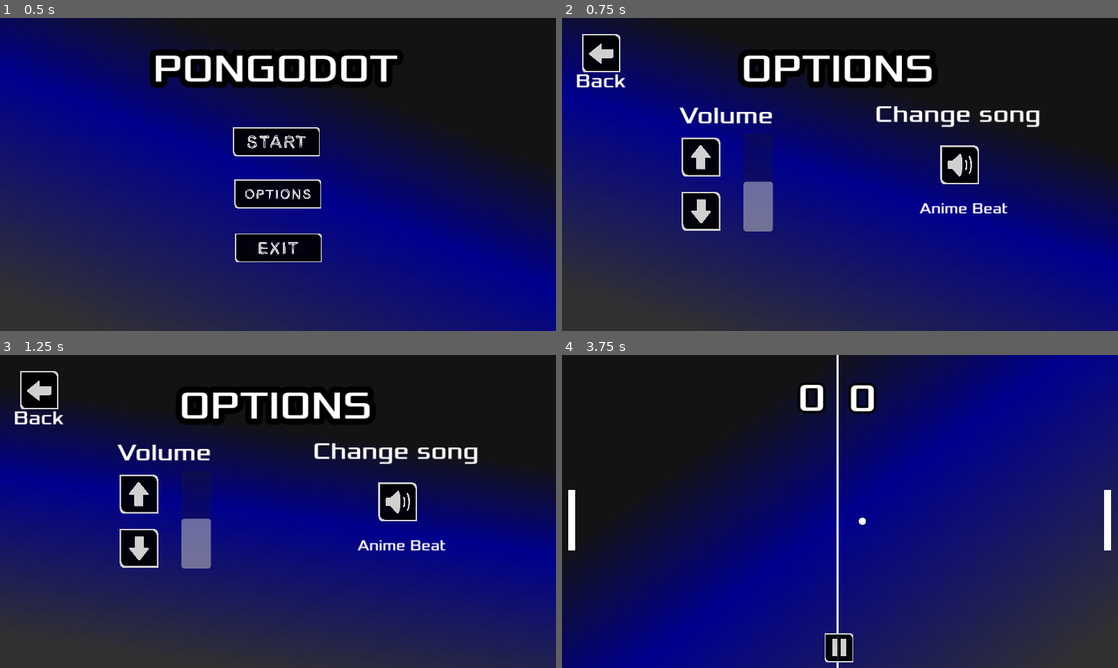
Above: before the commit, frames 1-4 (two rows, left to right).
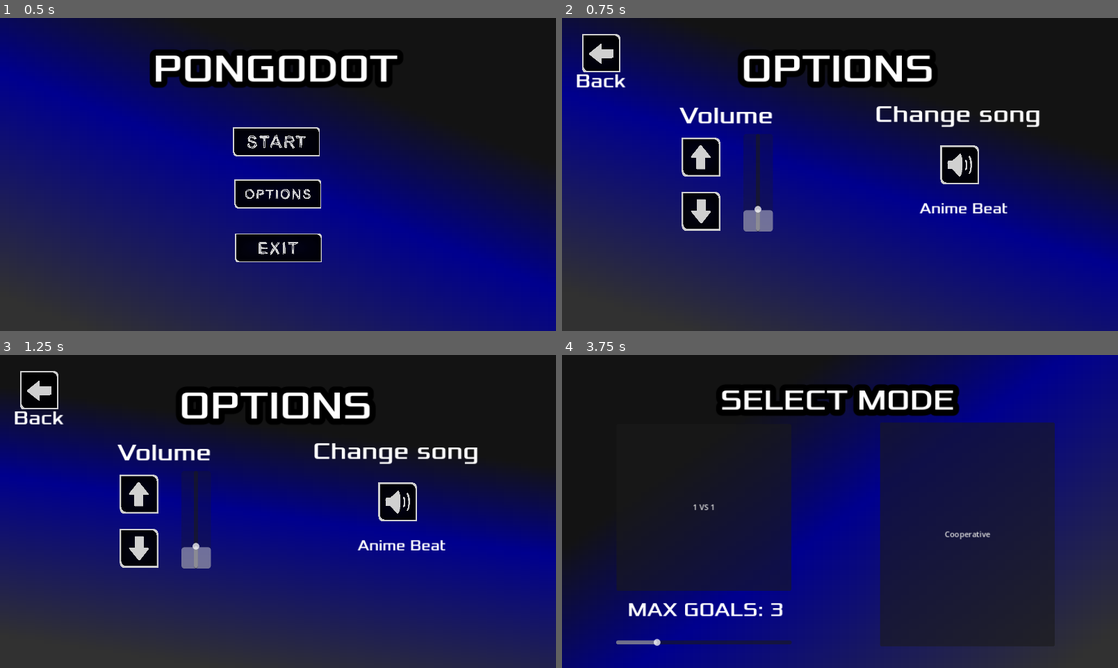
Above: after the commit, the same moments.

Repository: GalanTarp/Pongodot
Game: Godot game, scene res://scenes/main_menu.tscn
The game is run twice, just before and just after one commit, with the same random seed, the same clock (stepped at 60 frames per second) and the same inputs.
Inputs (mouse positions are in pixels of both pictures, inside the frame that each line leads up to):
- Up to frame 1 (0.5 s): no input
- Up to frame 2 (0.75 s): click (840, 193) at 0.5 s
- Up to frame 3 (1.25 s): no input
- Up to frame 4 (3.75 s): click (701, 492) at 1.25 s; click (701, 549) at 2 s; click (600, 389) at 2.75 s; click (840, 480) at 3.5 s

Frame 1 is identical in both runs. In frame 2, 0.6% of the frame differs, in the area x 32-38%, y 37-69%; in frame 3, 0.6%; in frame 4, 36%, in the area x 1-99%, y 0-100%.

Commit message:
Beta 1.0

Diff:
--- a/MusicController.gd
+++ b/MusicController.gd
@@ -11,12 +11,20 @@
 	{"name":"8Bit DNA ", "audio": DNA8b},
 	{"name":"8Bit Mini Gamer", "audio": MiniGamer8b}]
 
-var volume = 0
+
+@export var clicksound:AudioStreamPlayer = null
+@export var hoversound:AudioStreamPlayer = null
+
+var volume = 0.2
 
 
 func _ready():
-	$Music.volume_db = volume
+	$Music.volume_db = linear_to_db(volume)
+	$ClickSound.volume_db = linear_to_db(volume)
+	$HoverSound.volume_db = linear_to_db(volume)
 	play_AnimeBeat()
+	clicksound = $ClickSound
+	hoversound = $HoverSound
 
 func play_music():
 	counter = fmod(counter + 1, 3)
@@ -36,11 +44,21 @@
 	$Music.play()
 
 func turn_up_volume():
-	if(volume < 20):
-		volume +=1
-	$Music.volume_db = volume
+	if(volume < 1):
+		volume +=0.01
+	$Music.volume_db = linear_to_db(volume)
+	$ClickSound.volume_db = linear_to_db(volume)
+	$HoverSound.volume_db = linear_to_db(volume)
 
 func turn_down_volume():
-	if(volume > -20):
-		volume -=1
-	$Music.volume_db = volume
+	if(volume > 0):
+		volume -=0.01
+	$Music.volume_db = linear_to_db(volume)
+	$ClickSound.volume_db = linear_to_db(volume)
+	$HoverSound.volume_db = linear_to_db(volume)
+
+func change_volume(volumeAux):
+	volume = volumeAux
+	$Music.volume_db = linear_to_db(volume)
+	$ClickSound.volume_db = linear_to_db(volume)
+	$HoverSound.volume_db = linear_to_db(volume)
--- /dev/null
+++ b/default_bus_layout.tres
@@ -0,0 +1,3 @@
+[gd_resource type="AudioBusLayout" format=3 uid="uid://b3s8f5afdokud"]
+
+[resource]
--- a/global.gd
+++ b/global.gd
@@ -2,6 +2,9 @@
 
 var ScoreP1 = 0
 var ScoreP2 = 0
+var Cooperative = false
+var ScoreCop = 0
+var max_goals = 3
 
 
 # Movement of the background
--- a/musicController.tscn
+++ b/musicController.tscn
@@ -1,8 +1,16 @@
-[gd_scene load_steps=2 format=3 uid="uid://bbk5avajvd3nu"]
+[gd_scene load_steps=4 format=3 uid="uid://bbk5avajvd3nu"]
 
 [ext_resource type="Script" path="res://MusicController.gd" id="1_wgl3k"]
+[ext_resource type="AudioStream" uid="uid://q7pjjkhlw4qv" path="res://assets/audio/click1.ogg" id="2_pdg1j"]
+[ext_resource type="AudioStream" uid="uid://slwwmv13ej1t" path="res://assets/audio/mouserelease1.ogg" id="3_yotxp"]
 
 [node name="MusicController" type="Node"]
 script = ExtResource("1_wgl3k")
 
 [node name="Music" type="AudioStreamPlayer" parent="."]
+
+[node name="ClickSound" type="AudioStreamPlayer" parent="."]
+stream = ExtResource("2_pdg1j")
+
+[node name="HoverSound" type="AudioStreamPlayer" parent="."]
+stream = ExtResource("3_yotxp")
--- a/objects/ball.gd
+++ b/objects/ball.gd
@@ -16,7 +16,7 @@
 	linear_velocity.x  = _speed * direction
 	linear_velocity.y  = _speed * randf_range(0, 0.2)
 
-func _physics_process(delta):
+func _physics_process(_delta):
 	if (pause):
 		if(linear_velocity.x != 0):
 			velocityY = linear_velocity.y
--- a/objects/player.tscn
+++ b/objects/player.tscn
@@ -15,3 +15,17 @@
 position = Vector2(7.10543e-15, -7.80821e-06)
 scale = Vector2(14.925, 126)
 mesh = SubResource("BoxMesh_3sk5x")
+
+[node name="CPUParticles2D" type="CPUParticles2D" parent="."]
+position = Vector2(8, 0)
+emitting = false
+amount = 20
+lifetime = 0.5
+one_shot = true
+explosiveness = 0.49
+randomness = 0.4
+spread = 81.82
+gravity = Vector2(400, 0)
+initial_velocity_max = 231.31
+scale_amount_min = 0.0
+scale_amount_max = 4.0
--- a/project.godot
+++ b/project.godot
@@ -12,7 +12,7 @@
 
 config/name="Pongodot"
 run/main_scene="res://scenes/main_menu.tscn"
-config/features=PackedStringArray("4.1", "Forward Plus")
+config/features=PackedStringArray("4.2", "Forward Plus")
 config/icon="res://icon.svg"
 
 [autoload]
--- a/scenes/MainMenu.gd
+++ b/scenes/MainMenu.gd
@@ -7,12 +7,29 @@
 
 
 func _on_start_button_pressed():
-	get_tree().change_scene_to_file("res://scenes/main.tscn")
+	Global.ScoreP1 = 0
+	Global.ScoreP2 = 0
+	MusicController.clicksound.play()
+	get_tree().change_scene_to_file("res://scenes/mode_game.tscn")
 
 
 func _on_exit_button_pressed():
+	MusicController.clicksound.play()
 	get_tree().quit()
 
 
 func _on_options_button_pressed():
+	MusicController.clicksound.play()
 	get_tree().change_scene_to_file("res://scenes/options.tscn")
+
+
+func _on_start_button_mouse_entered():
+	MusicController.hoversound.play()
+
+
+func _on_options_button_mouse_entered():
+	MusicController.hoversound.play()
+
+
+func _on_exit_button_mouse_entered():
+	MusicController.hoversound.play()
--- a/scenes/Options.gd
+++ b/scenes/Options.gd
@@ -2,25 +2,55 @@
 
 func _ready():
 	$Song.text = MusicController.musics[MusicController.counter].name
+	$ProgressBar.value = MusicController.volume
+	$VSlider.value = MusicController.volume
 
 func _process(delta):
 	Global.move_background(delta, $TextureRect)
+	print($VolumeDownButton.is_pressed)
 
 
 func _on_volume_up_button_pressed():
+	MusicController.clicksound.play()
 	MusicController.turn_up_volume()
 	$ProgressBar.value = MusicController.volume
+	$VSlider.value = MusicController.volume
 
 
 func _on_volume_down_button_pressed():
+	MusicController.clicksound.play()
 	MusicController.turn_down_volume()
 	$ProgressBar.value = MusicController.volume
+	$VSlider.value = MusicController.volume
 
 
 func _on_next_button_pressed():
+	MusicController.clicksound.play()
 	MusicController.play_music()
 	$Song.text = MusicController.musics[MusicController.counter].name
 
 
 func _on_back_button_pressed():
+	MusicController.clicksound.play()
 	get_tree().change_scene_to_file("res://scenes/main_menu.tscn")
+
+
+func _on_v_slider_value_changed(value):
+	$ProgressBar.value = value
+	MusicController.change_volume(value)
+
+
+func _on_volume_up_button_mouse_entered():
+	MusicController.hoversound.play()
+
+
+func _on_volume_down_button_mouse_entered():
+	MusicController.hoversound.play()
+
+
+func _on_next_button_mouse_entered():
+	MusicController.hoversound.play()
+
+
+func _on_back_button_mouse_entered():
+	MusicController.hoversound.play()
--- a/scenes/main.gd
+++ b/scenes/main.gd
@@ -1,40 +1,59 @@
 extends Node
 
 const SPEED = 50
+@warning_ignore("integer_division")
 const FRICTION = SPEED/4
 const xP1 = 20
 const xP2 = 1130
-const MAX_GOALS = 3
 var reset := false
 var pause:= false
+
+func _ready():
+	$PunchAudio.volume_db = linear_to_db(MusicController.volume)
+	$WhooshAudio.volume_db = linear_to_db(MusicController.volume)
+	Global.ScoreP1 = 0
+	Global.ScoreP2 = 0
+	Global.ScoreCop = 0
+
+	if(Global.Cooperative):
+		$ScoreP1.visible = false
+		$ScoreP2.visible = false
+		$ScoreCop.visible = true
+
+	#Set parameters to particles of player2
+	var particle = $Player2.find_child("CPUParticles2D")
+	particle.direction.x = -1
+	particle.gravity.x = -400
+	particle.position.x = -particle.position.x
+
+	#Sound of botons
+	var botones = get_tree().get_nodes_in_group("boton")
+	for boton in botones:
+		boton.mouse_entered.connect(on_hover_button)
 
 func _process(delta):
 	Global.move_background(delta, $TextureRect)
 
 
-func _physics_process(delta):
+func _physics_process(_delta):
 	if(pause):
 		return
+
+	$ProgressBar.value = $TimerSpeedBall.time_left
 	var velocityP1 = $Player.velocity.y
 	var velocityP2 = $Player2.velocity.y
-	var moveP1 = false
-	var moveP2 = false
 	if Input.is_action_pressed("upP1"):
 		if(velocityP1 > -SPEED*10):
 			$Player.velocity.y -= SPEED
-			moveP1 = true
 	if Input.is_action_pressed("downP1"):
 		if(velocityP1 < SPEED*10):
 			$Player.velocity.y += SPEED
-			moveP1 = true
 	if Input.is_action_pressed("upP2"):
 		if(velocityP2 > -SPEED*10):
 			$Player2.velocity.y -= SPEED
-			moveP2 = true
 	if Input.is_action_pressed("downP2"):
 		if(velocityP2 < SPEED*10):
 			$Player2.velocity.y += SPEED
-			moveP2 = true
 
 	#Reset velocity in x
 	$Player.velocity.x = 0
@@ -47,9 +66,15 @@
 
 	#Create friction when its not pressed
 	if(velocityP1 != 0):
-		$Player.velocity.y += FRICTION if velocityP1 < 0 else -FRICTION
+		if (abs(velocityP1) < FRICTION):
+			$Player.velocity.y = 0
+		else:
+			$Player.velocity.y += FRICTION if velocityP1 < 0 else -FRICTION
 	if(velocityP2 != 0):
-		$Player2.velocity.y += FRICTION if velocityP2 < 0 else -FRICTION
+		if (abs(velocityP2) < FRICTION):
+			$Player2.velocity.y = 0
+		else:
+			$Player2.velocity.y += FRICTION if velocityP2 < 0 else -FRICTION
 
 	$Player.move_and_slide()
 	$Player2.move_and_slide()
@@ -59,40 +84,67 @@
 	if body.is_in_group("player"):
 		$Ball.direction *= -1
 		$PunchAudio.play()
+		if(Global.Cooperative):
+			Global.ScoreCop += 1
+			$ScoreCop.text = str(Global.ScoreCop)
+		if(body.name == "Player"):
+			var particle = $Player.find_child("CPUParticles2D")
+			particle.global_position.y = $Ball.global_position.y
+			particle.emitting = true
+		elif (body.name == "Player2"):
+			var particle = $Player2.find_child("CPUParticles2D")
+			particle.global_position.y = $Ball.global_position.y
+			particle.emitting = true
 	if body.is_in_group("muro"):
-		$PunchAudio.play()
+		$WhooshAudio.play()
 
 
-func _on_goal_p_2_body_entered(body):
-	Global.ScoreP2 += 1
-	$ScoreP2.text = str(Global.ScoreP2)
+func _on_goal_p_2_body_entered(_body):
+	if(Global.Cooperative):
+		Global.ScoreCop = 0
+		$ScoreCop.text = str(Global.ScoreCop)
+	else:
+		Global.ScoreP2 += 1
+		$ScoreP2.text = str(Global.ScoreP2)
 
 	$GOAL.visible = true
 	await get_tree().create_timer(2.0).timeout
 
-	if(Global.ScoreP2 < MAX_GOALS):
+	if(Global.ScoreP2 < Global.max_goals):
 		$Ball.reset = true
 		Global.velocity = Global.VELOCITY_BASE
 		$GOAL.visible = false
+		$TimerSpeedBall.set_wait_time($TimerSpeedBall.get_wait_time())
+		$TimerSpeedBall.start()
 	else:
 		$GOAL.text = "PLAYER 2 WIN"
 		$NewGameButton.visible = true
+		pause = true
+		$TimerSpeedBall.stop()
 
 
-func _on_goal_p_1_body_entered(body):
-	Global.ScoreP1 += 1
-	$ScoreP1.text = str(Global.ScoreP1)
+func _on_goal_p_1_body_entered(_body):
+	if(Global.Cooperative):
+		Global.ScoreCop = 0
+		$ScoreCop.text = str(Global.ScoreCop)
+	else:
+		Global.ScoreP1 += 1
+		$ScoreP1.text = str(Global.ScoreP1)
 
 	$GOAL.visible = true
 	await get_tree().create_timer(2.0).timeout
 
-	if(Global.ScoreP1 < MAX_GOALS):
+	if(Global.ScoreP1 < Global.max_goals):
 		$Ball.reset = true
 		Global.velocity = Global.VELOCITY_BASE
 		$GOAL.visible = false
+		$TimerSpeedBall.set_wait_time($TimerSpeedBall.get_wait_time())
+		$TimerSpeedBall.start()
 	else:
 		$GOAL.text = "PLAYER 1 WIN"
 		$NewGameButton.visible = true
+		pause = true
+		$TimerSpeedBall.stop()
 
 
 func _on_timer_speed_ball_timeout():
@@ -101,17 +153,29 @@
 
 
 func _on_new_game_button_pressed():
+	MusicController.clicksound.play()
 	get_tree().reload_current_scene()
 
 
 func _on_pause_button_pressed():
+	MusicController.clicksound.play()
 	pause = true
+	$TimerSpeedBall.stop()
+	$PauseButton.visible = false
 	$Ball.pause = true
-	print("pausa ", $Ball.pause)
 	$Pause.visible = true
 
 
 func _on_pause_on_play():
+	MusicController.clicksound.play()
+	$PunchAudio.volume_db = linear_to_db(MusicController.volume)
+	$WhooshAudio.volume_db = linear_to_db(MusicController.volume)
+	$PauseButton.visible = true
+	$TimerSpeedBall.start()
 	pause = false
 	$Ball.pause = false
 	$Pause.visible = false
+
+
+func on_hover_button():
+	MusicController.hoversound.play()
--- a/scenes/main.tscn
+++ b/scenes/main.tscn
@@ -117,6 +117,19 @@
 horizontal_alignment = 1
 vertical_alignment = 1
 
+[node name="ScoreCop" type="Label" parent="."]
+visible = false
+offset_left = 523.0
+offset_top = 35.0
+offset_right = 618.0
+offset_bottom = 148.0
+theme = SubResource("Theme_1jxso")
+theme_override_colors/font_outline_color = Color(0, 0, 0, 1)
+theme_override_constants/outline_size = 20
+text = "0"
+horizontal_alignment = 1
+vertical_alignment = 1
+
 [node name="GOAL" type="Label" parent="."]
 visible = false
 anchors_preset = 8
@@ -140,7 +153,16 @@
 wait_time = 5.0
 autostart = true
 
-[node name="NewGameButton" type="TextureButton" parent="."]
+[node name="ProgressBar" type="ProgressBar" parent="."]
+offset_left = 496.0
+offset_top = 18.0
+offset_right = 646.0
+offset_bottom = 33.0
+max_value = 5.0
+value = 5.0
+show_percentage = false
+
+[node name="NewGameButton" type="TextureButton" parent="." groups=["boton"]]
 visible = false
 offset_left = 488.0
 offset_top = 427.0
@@ -151,7 +173,7 @@
 texture_pressed = ExtResource("7_ryfar")
 texture_hover = ExtResource("7_vt3cj")
 
-[node name="PauseButton" type="TextureButton" parent="."]
+[node name="PauseButton" type="TextureButton" parent="." groups=["boton"]]
 offset_left = 544.0
 offset_top = 576.0
 offset_right = 744.0
--- a/scenes/main_menu.tscn
+++ b/scenes/main_menu.tscn
@@ -123,6 +123,9 @@
 texture_hover = ExtResource("11_ovrjn")
 stretch_mode = 3
 
+[connection signal="mouse_entered" from="StartButton" to="." method="_on_start_button_mouse_entered"]
 [connection signal="pressed" from="StartButton" to="." method="_on_start_button_pressed"]
+[connection signal="mouse_entered" from="OptionsButton" to="." method="_on_options_button_mouse_entered"]
 [connection signal="pressed" from="OptionsButton" to="." method="_on_options_button_pressed"]
+[connection signal="mouse_entered" from="ExitButton" to="." method="_on_exit_button_mouse_entered"]
 [connection signal="pressed" from="ExitButton" to="." method="_on_exit_button_pressed"]
--- /dev/null
+++ b/scenes/mode_game.gd
@@ -0,0 +1,34 @@
+extends Control
+
+
+# Called when the node enters the scene tree for the first time.
+func _ready():
+	pass # Replace with function body.
+
+
+func _process(delta):
+	Global.move_background(delta, $TextureRect)
+
+
+func _on_button_pressed():
+	MusicController.clicksound.play()
+	get_tree().change_scene_to_file("res://scenes/main.tscn")
+
+
+func _on_button_2_pressed():
+	MusicController.clicksound.play()
+	Global.Cooperative = true
+	get_tree().change_scene_to_file("res://scenes/main.tscn")
+
+
+func _on_button_mouse_entered():
+	MusicController.hoversound.play()
+
+
+func _on_button_2_mouse_entered():
+	MusicController.hoversound.play()
+
+
+func _on_h_slider_value_changed(value):
+	$Lives.text = "MAX GOALS: " + str(value)
+	Global.max_goals = value
--- /dev/null
+++ b/scenes/mode_game.tscn
@@ -0,0 +1,86 @@
+[gd_scene load_steps=5 format=3 uid="uid://cocp8xo372acm"]
+
+[ext_resource type="Theme" uid="uid://b0qka3g3xxcs5" path="res://assets/fonts/font_Theme.tres" id="1_ilx8a"]
+[ext_resource type="Script" path="res://scenes/mode_game.gd" id="1_qhjg8"]
+
+[sub_resource type="Gradient" id="Gradient_gwnnl"]
+offsets = PackedFloat32Array(0, 0.485455, 0.758065)
+colors = PackedColorArray(0.192556, 0.192556, 0.192556, 1, 3.36915e-07, 0, 0.559719, 1, 0.0768358, 0.0768358, 0.0768358, 1)
+
+[sub_resource type="GradientTexture2D" id="GradientTexture2D_0eahh"]
+gradient = SubResource("Gradient_gwnnl")
+fill_from = Vector2(0, 1)
+metadata/_snap_enabled = true
+
+[node name="ModeGame" type="Control"]
+layout_mode = 3
+anchors_preset = 15
+anchor_right = 1.0
+anchor_bottom = 1.0
+grow_horizontal = 2
+grow_vertical = 2
+script = ExtResource("1_qhjg8")
+
+[node name="TextureRect" type="TextureRect" parent="."]
+layout_mode = 1
+anchors_preset = 15
+anchor_right = 1.0
+anchor_bottom = 1.0
+grow_horizontal = 2
+grow_vertical = 2
+texture = SubResource("GradientTexture2D_0eahh")
+
+[node name="Label" type="Label" parent="."]
+layout_mode = 0
+offset_left = 195.0
+offset_top = 56.0
+offset_right = 947.0
+offset_bottom = 156.0
+theme = ExtResource("1_ilx8a")
+theme_override_colors/font_shadow_color = Color(0, 0, 0, 1)
+theme_override_colors/font_outline_color = Color(0, 0, 0, 1)
+theme_override_constants/outline_size = 50
+theme_override_font_sizes/font_size = 60
+text = "SELECT MODE"
+horizontal_alignment = 1
+
+[node name="Button" type="Button" parent="."]
+layout_mode = 0
+offset_left = 113.0
+offset_top = 143.0
+offset_right = 475.0
+offset_bottom = 488.0
+text = "1 VS 1"
+
+[node name="Button2" type="Button" parent="."]
+layout_mode = 0
+offset_left = 659.0
+offset_top = 140.0
+offset_right = 1021.0
+offset_bottom = 603.0
+text = "Cooperative"
+
+[node name="Lives" type="Label" parent="."]
+offset_left = 136.0
+offset_top = 502.0
+offset_right = 491.0
+offset_bottom = 566.0
+theme = ExtResource("1_ilx8a")
+theme_override_font_sizes/font_size = 40
+text = "MAX GOALS: 3"
+
+[node name="HSlider" type="HSlider" parent="."]
+layout_mode = 0
+offset_left = 112.0
+offset_top = 587.0
+offset_right = 476.0
+offset_bottom = 603.0
+min_value = 1.0
+max_value = 10.0
+value = 3.0
+
+[connection signal="mouse_entered" from="Button" to="." method="_on_button_mouse_entered"]
+[connection signal="pressed" from="Button" to="." method="_on_button_pressed"]
+[connection signal="mouse_entered" from="Button2" to="." method="_on_button_2_mouse_entered"]
+[connection signal="pressed" from="Button2" to="." method="_on_button_2_pressed"]
+[connection signal="value_changed" from="HSlider" to="." method="_on_h_slider_value_changed"]
--- a/scenes/options.tscn
+++ b/scenes/options.tscn
@@ -124,69 +124,85 @@
 texture_hover = ExtResource("8_sxipy")
 stretch_mode = 3
 
+[node name="NextButton" type="TextureButton" parent="."]
+layout_mode = 1
+anchors_preset = 8
+anchor_left = 0.5
+anchor_top = 0.5
+anchor_right = 0.5
+anchor_bottom = 0.5
+offset_left = 208.0
+offset_top = -60.0
+offset_right = 408.0
+offset_bottom = 140.0
+grow_horizontal = 2
+grow_vertical = 2
+scale = Vector2(0.4, 0.4)
+texture_normal = ExtResource("4_1m1bk")
+texture_pressed = ExtResource("10_5qumq")
+texture_hover = ExtResource("11_q4d3w")
+stretch_mode = 3
+
+[node name="Song" type="Label" parent="."]
+layout_mode = 0
+offset_left = 664.0
+offset_top = 376.0
+offset_right = 1002.0
+offset_bottom = 416.0
+theme = ExtResource("2_bsiqw")
+text = "Cancion"
+horizontal_alignment = 1
+
+[node name="BackButton" type="TextureButton" parent="." groups=["boton"]]
+layout_mode = 1
+anchors_preset = 8
+anchor_left = 0.5
+anchor_top = 0.5
+anchor_right = 0.5
+anchor_bottom = 0.5
+offset_left = -540.0
+offset_top = -291.0
+offset_right = -313.0
+offset_bottom = -91.0
+grow_horizontal = 2
+grow_vertical = 2
+scale = Vector2(0.4, 0.4)
+texture_normal = ExtResource("6_clgsk")
+texture_pressed = ExtResource("11_nagnq")
+texture_hover = ExtResource("12_jq7cx")
+stretch_mode = 3
+
 [node name="ProgressBar" type="ProgressBar" parent="."]
 layout_mode = 0
 offset_left = 376.0
 offset_top = 240.0
 offset_right = 437.0
 offset_bottom = 442.0
-min_value = -20.0
-max_value = 20.0
-step = 1.0
+max_value = 1.0
+step = 0.005
+value = 0.3
 allow_greater = true
 allow_lesser = true
 fill_mode = 3
 show_percentage = false
 
-[node name="NextButton" type="TextureButton" parent="."]
-layout_mode = 1
-anchors_preset = 8
-anchor_left = 0.5
-anchor_top = 0.5
-anchor_right = 0.5
-anchor_bottom = 0.5
-offset_left = 208.0
-offset_top = -60.0
-offset_right = 408.0
-offset_bottom = 140.0
-grow_horizontal = 2
-grow_vertical = 2
-scale = Vector2(0.4, 0.4)
-texture_normal = ExtResource("4_1m1bk")
-texture_pressed = ExtResource("10_5qumq")
-texture_hover = ExtResource("11_q4d3w")
-stretch_mode = 3
-
-[node name="Song" type="Label" parent="."]
-layout_mode = 0
-offset_left = 664.0
-offset_top = 376.0
-offset_right = 1002.0
-offset_bottom = 416.0
-theme = ExtResource("2_bsiqw")
-text = "Cancion"
-horizontal_alignment = 1
-
-[node name="BackButton" type="TextureButton" parent="."]
-layout_mode = 1
-anchors_preset = 8
-anchor_left = 0.5
-anchor_top = 0.5
-anchor_right = 0.5
-anchor_bottom = 0.5
-offset_left = -540.0
-offset_top = -291.0
-offset_right = -313.0
-offset_bottom = -91.0
-grow_horizontal = 2
-grow_vertical = 2
-scale = Vector2(0.4, 0.4)
-texture_normal = ExtResource("6_clgsk")
-texture_pressed = ExtResource("11_nagnq")
-texture_hover = ExtResource("12_jq7cx")
-stretch_mode = 3
-
+[node name="VSlider" type="VSlider" parent="."]
+layout_mode = 0
+offset_left = 376.0
+offset_top = 240.0
+offset_right = 437.0
+offset_bottom = 447.0
+scale = Vector2(1, 0.97493)
+max_value = 1.0
+step = 0.001
+value = 0.3
+
+[connection signal="mouse_entered" from="VolumeUpButton" to="." method="_on_volume_up_button_mouse_entered"]
 [connection signal="pressed" from="VolumeUpButton" to="." method="_on_volume_up_button_pressed"]
+[connection signal="mouse_entered" from="VolumeDownButton" to="." method="_on_volume_down_button_mouse_entered"]
 [connection signal="pressed" from="VolumeDownButton" to="." method="_on_volume_down_button_pressed"]
+[connection signal="mouse_entered" from="NextButton" to="." method="_on_next_button_mouse_entered"]
 [connection signal="pressed" from="NextButton" to="." method="_on_next_button_pressed"]
+[connection signal="mouse_entered" from="BackButton" to="." method="_on_back_button_mouse_entered"]
 [connection signal="pressed" from="BackButton" to="." method="_on_back_button_pressed"]
+[connection signal="value_changed" from="VSlider" to="." method="_on_v_slider_value_changed"]
--- a/scenes/pause.gd
+++ b/scenes/pause.gd
@@ -3,21 +3,33 @@
 signal onPlay
 
 func _ready():
-	$ProgressBar.value = 0
+	$ProgressBar.value = MusicController.volume
+	$VSlider.value = MusicController.volume
 
 func _on_play_button_pressed():
 	emit_signal("onPlay")
 
 
 func _on_back_button_pressed():
+	MusicController.clicksound.play()
+	Global.velocity = Global.VELOCITY_BASE
 	get_tree().change_scene_to_file("res://scenes/main_menu.tscn")
 
 
 func _on_volume_up_button_pressed():
+	MusicController.clicksound.play()
 	MusicController.turn_up_volume()
 	$ProgressBar.value = MusicController.volume
+	$VSlider.value = MusicController.volume
 
 
 func _on_volume_down_button_pressed():
+	MusicController.clicksound.play()
 	MusicController.turn_down_volume()
 	$ProgressBar.value = MusicController.volume
+	$VSlider.value = MusicController.volume
+
+
+func _on_v_slider_value_changed(value):
+	$ProgressBar.value = value
+	MusicController.change_volume(value)
--- a/scenes/pause.tscn
+++ b/scenes/pause.tscn
@@ -37,6 +37,7 @@
 texture = SubResource("CanvasTexture_dxhpt")
 
 [node name="Pause" type="Label" parent="."]
+layout_mode = 0
 offset_left = 195.0
 offset_top = 154.0
 offset_right = 947.0
@@ -49,7 +50,8 @@
 text = "PAUSE"
 horizontal_alignment = 1
 
-[node name="PlayButton" type="TextureButton" parent="."]
+[node name="PlayButton" type="TextureButton" parent="." groups=["boton"]]
+layout_mode = 0
 offset_left = 523.0
 offset_top = 274.0
 offset_right = 723.0
@@ -59,7 +61,7 @@
 texture_pressed = ExtResource("4_v7jdy")
 texture_hover = ExtResource("5_qjqw3")
 
-[node name="BackButton" type="TextureButton" parent="."]
+[node name="BackButton" type="TextureButton" parent="." groups=["boton"]]
 layout_mode = 1
 anchors_preset = 8
 anchor_left = 0.5
@@ -79,15 +81,19 @@
 stretch_mode = 3
 
 [node name="Back" type="Label" parent="."]
-offset_left = 28.0
-offset_top = 105.0
-offset_right = 140.0
-offset_bottom = 157.0
+layout_mode = 0
+offset_left = 124.0
+offset_top = 22.0
+offset_right = 242.0
+offset_bottom = 123.0
 theme = ExtResource("1_ni2iu")
 theme_override_font_sizes/font_size = 40
-text = "Back"
+text = "Main
+Menu"
+horizontal_alignment = 1
 
 [node name="Resume" type="Label" parent="."]
+layout_mode = 0
 offset_left = 487.0
 offset_top = 374.0
 offset_right = 658.0
@@ -97,6 +103,7 @@
 text = "Resume"
 
 [node name="Volume" type="Label" parent="."]
+layout_mode = 0
 offset_left = 145.0
 offset_top = 289.0
 offset_right = 340.0
@@ -105,7 +112,7 @@
 theme_override_font_sizes/font_size = 50
 text = "Volume"
 
-[node name="VolumeUpButton" type="TextureButton" parent="."]
+[node name="VolumeUpButton" type="TextureButton" parent="." groups=["boton"]]
 layout_mode = 1
 anchors_preset = 8
 anchor_left = 0.5
@@ -124,7 +131,7 @@
 texture_hover = ExtResource("11_d01m7")
 stretch_mode = 3
 
-[node name="VolumeDownButton" type="TextureButton" parent="."]
+[node name="VolumeDownButton" type="TextureButton" parent="." groups=["boton"]]
 layout_mode = 1
 anchors_preset = 8
 anchor_left = 0.5
@@ -144,19 +151,32 @@
 stretch_mode = 3
 
 [node name="ProgressBar" type="ProgressBar" parent="."]
+layout_mode = 0
 offset_left = 272.0
 offset_top = 360.0
 offset_right = 333.0
 offset_bottom = 562.0
-min_value = -20.0
-max_value = 20.0
-step = 1.0
+max_value = 1.0
+step = 0.005
+value = 0.3
 allow_greater = true
 allow_lesser = true
 fill_mode = 3
 show_percentage = false
 
+[node name="VSlider" type="VSlider" parent="."]
+layout_mode = 0
+offset_left = 272.0
+offset_top = 360.0
+offset_right = 333.0
+offset_bottom = 567.0
+scale = Vector2(1, 0.97493)
+max_value = 1.0
+step = 0.001
+value = 0.3
+
 [connection signal="pressed" from="PlayButton" to="." method="_on_play_button_pressed"]
 [connection signal="pressed" from="BackButton" to="." method="_on_back_button_pressed"]
 [connection signal="pressed" from="VolumeUpButton" to="." method="_on_volume_up_button_pressed"]
 [connection signal="pressed" from="VolumeDownButton" to="." method="_on_volume_down_button_pressed"]
+[connection signal="value_changed" from="VSlider" to="." method="_on_v_slider_value_changed"]
Not shown, added: assets/audio/click1.ogg.import
Not shown, added: assets/audio/mouserelease1.ogg.import
Not shown, changed: export_presets.cfg
Not shown: 1 places in scenes/main_menu.tscn that only renumber resources
Not shown, added: assets/audio/click1.ogg
Not shown, added: assets/audio/mouserelease1.ogg
